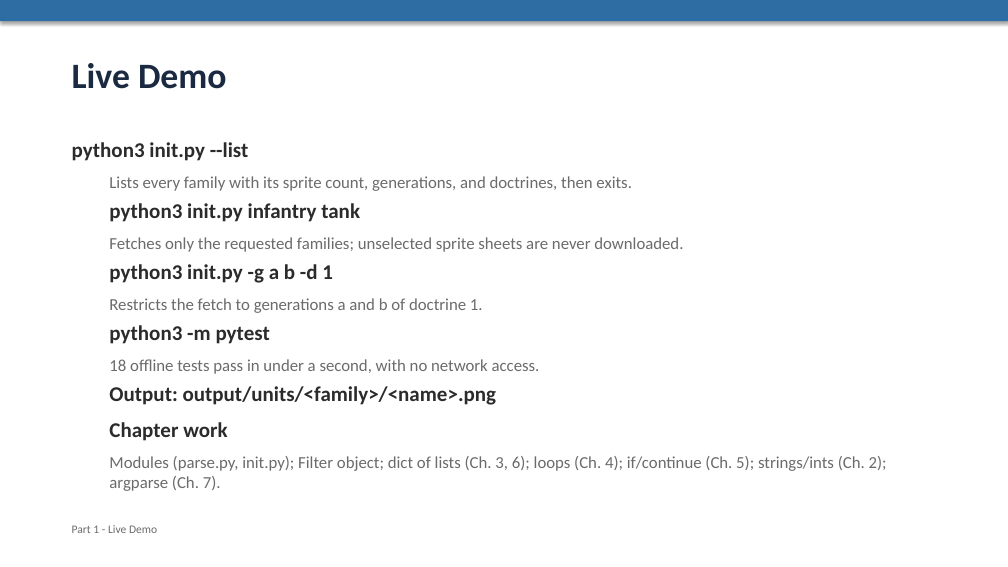
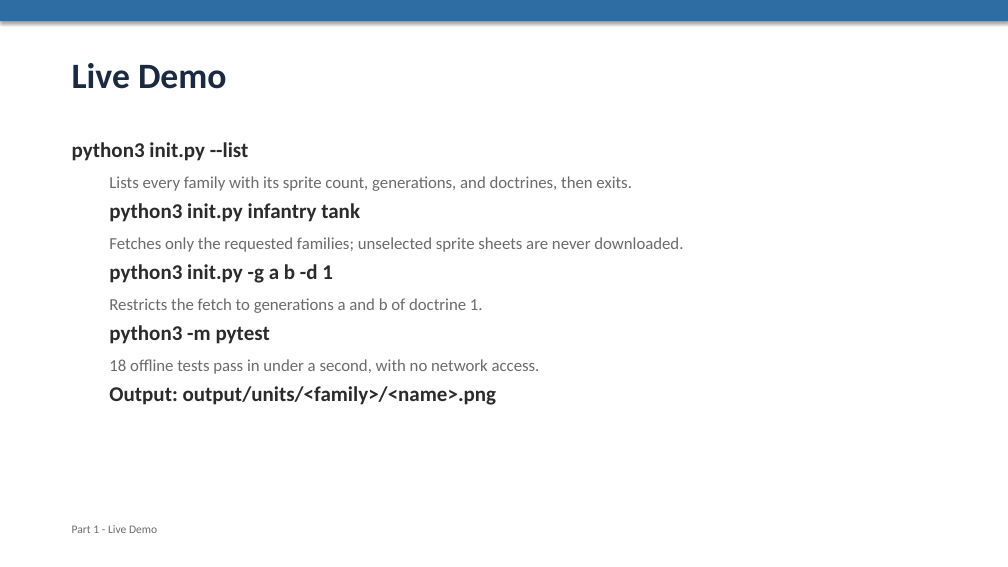
Before and after one commit to insurgent-con/image-fetch, a slide deck: slide 2 of presentation.pptx. Drawn at 1008x567 pixels with LibreOffice and Linux fonts; fonts in the diff are those of the drawing. Boxes give left, top, right and bottom in pixels: in the first picture for what was removed or moved away, otherwise in the second. Text is boxed around its words. In the diff, an @@ line names an element or a change of style, - is before the commit and + after.

Commit message:
p2: update presentation

```diff
--- a/presentation.pptx
+++ b/presentation.pptx
@@ text at [109, 422, 887, 491]: paragraphs removed @@
-Chapter work
-Modules (parse.py, init.py); Filter object; dict of lists (Ch. 3, 6); loops (Ch. 4); if/continue (Ch. 5); strings/ints (Ch. 2); argparse (Ch. 7).
```
